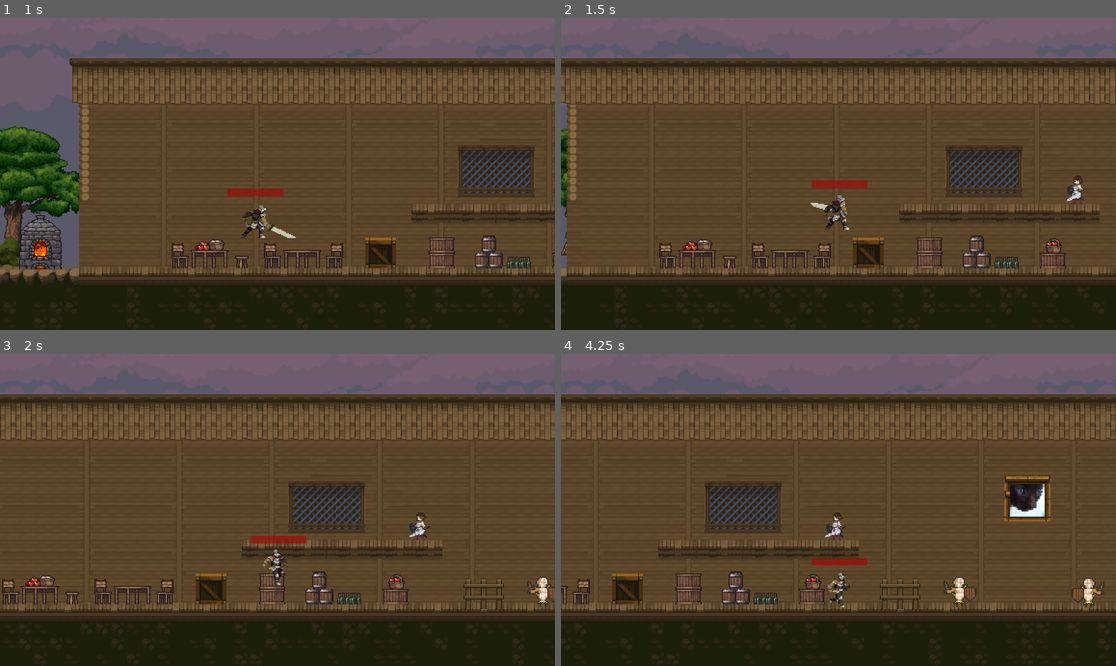
Above: before the commit, frames 1-4 (two rows, left to right).
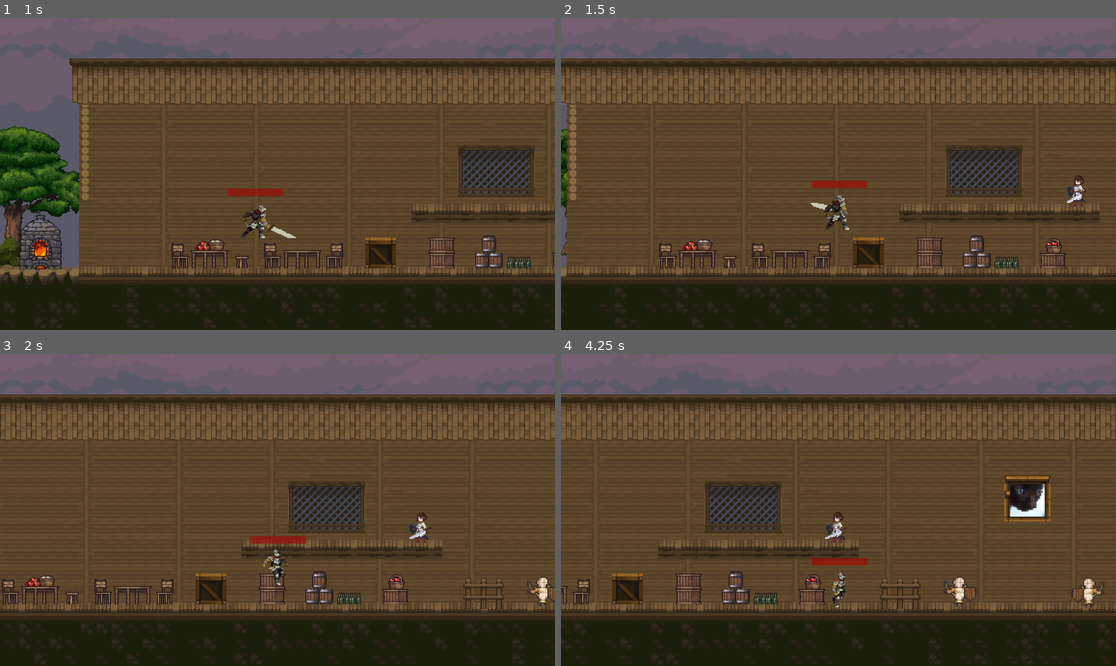
Above: after the commit, the same moments.

Repository: ON1VAS/tesiUni2025
Game: Godot game, scene res://scene/hub_map.tscn
Same seed, same stepped clock (60 frames per second), same inputs: the game is played once before the commit and once after it. This scene is started directly instead of the project's main scene.
Inputs:
- Up to frame 1 (1 s): tap Enter at 0.5 s; hold D (ui_right) from 0.53 s (still down); tap K (attackfast) at 0.6 s; tap W (ui_up) at 0.77 s
- Up to frame 2 (1.5 s): keep holding D (ui_right); tap L (attackpesant) at 1.35 s
- Up to frame 3 (2 s): keep holding D (ui_right); tap W (ui_up) at 1.52 s
- Up to frame 4 (4.25 s): release D (ui_right) at 2.03 s; hold A (ui_left) 2.03-2.78 s; tap K (attackfast) at 2.1, 3.6 s; hold D (ui_right) from 2.78 s (still down); tap L (attackpesant) at 2.85 s; tap W (ui_up) at 3.02, 3.77 s

Frame 1 is identical in both runs. In frame 2, 0.1% of the frame differs, in the area x 91-95%, y 50-61%; in frame 3, 0.1%; in frame 4, 0.3%, in the area x 47-53%, y 50-82%.

Commit message:
sistemato problema legato al ragno

Diff:
--- a/provapermodificare/ragno/ragnatela.gd
+++ b/provapermodificare/ragno/ragnatela.gd
@@ -43,7 +43,7 @@
 func slow_player_temporarily():
 	slimechan.speed = tempvel / 2
 	await get_tree().create_timer(1).timeout
-	slimechan.speed = tempvel * 2
+	RestorePlayerSpeed() #ora la velocità torna normale
 
 func RestorePlayerSpeed():
 	slimechan.speed = tempvel
--- a/scene/hub_map.tscn
+++ b/scene/hub_map.tscn
@@ -6297,12 +6297,12 @@
 scale = Vector2(1.3, -1.3)
 
 [node name="npc_Joanna" parent="." instance=ExtResource("18_r3iyh")]
-position = Vector2(562, 405)
+position = Vector2(563, 406)
 rotation = 3.14159
-scale = Vector2(0.7, -0.7)
+scale = Vector2(0.75, -0.75)
 
 [node name="npc_eleonore" parent="." instance=ExtResource("19_i0hfc")]
-position = Vector2(1062, 468)
+position = Vector2(1020, 470)
 rotation = 3.14159
 scale = Vector2(0.7, -0.7)
 
--- a/scene/player.tscn
+++ b/scene/player.tscn
@@ -481,7 +481,7 @@
 }],
 "loop": true,
 "name": &"run",
-"speed": 10.0
+"speed": 12.0
 }]
 
 [sub_resource type="RectangleShape2D" id="RectangleShape2D_34jf3"]
@@ -496,9 +496,7 @@
 [node name="AnimatedSprite2D" type="AnimatedSprite2D" parent="."]
 texture_filter = 1
 sprite_frames = SubResource("SpriteFrames_dk1vr")
-animation = &"death"
-frame = 9
-frame_progress = 1.0
+animation = &"run"
 offset = Vector2(4, 0)
 
 [node name="CollisionShape2D" type="CollisionShape2D" parent="."]
